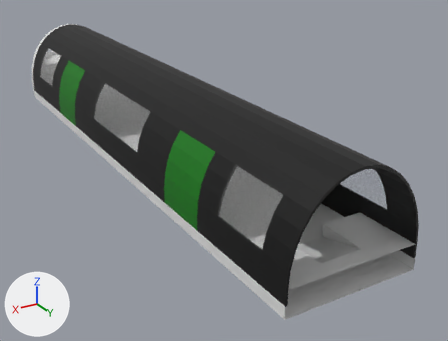
The Blender file Assets/Blender/FLASH Front.blend: old version first, new version second.
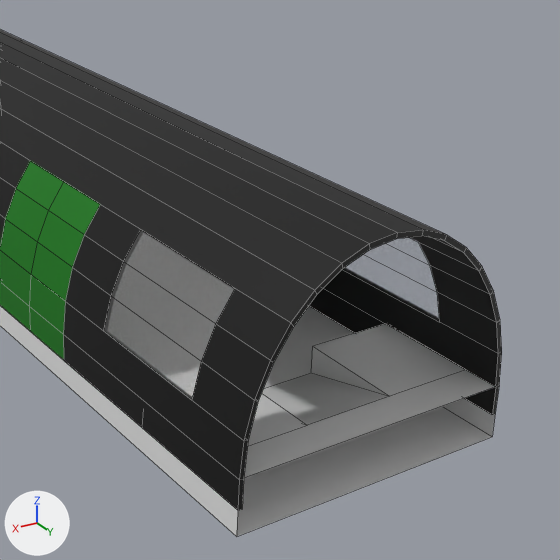
There are two pictures of each version: one whole from a 50 mm camera at (8.98, 29.03, 8.45) aimed at (-1.76, 11.12, -0.5), one close up on the part from 37% to 100% of the width and 14% to 97% of the height. The lights are fixed; the arrows at lower left show +X, +Y and +Z. The close-ups show mesh edges as thin lines.

The first close-up shows 'Back Left', 'Back Left.002', 'Sphere', 'Windows'.
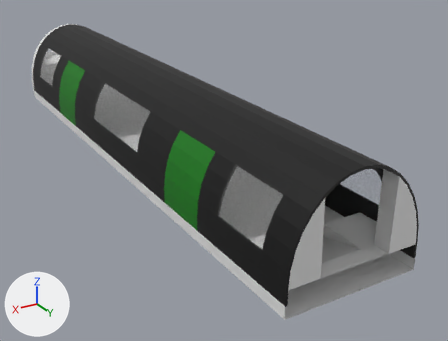
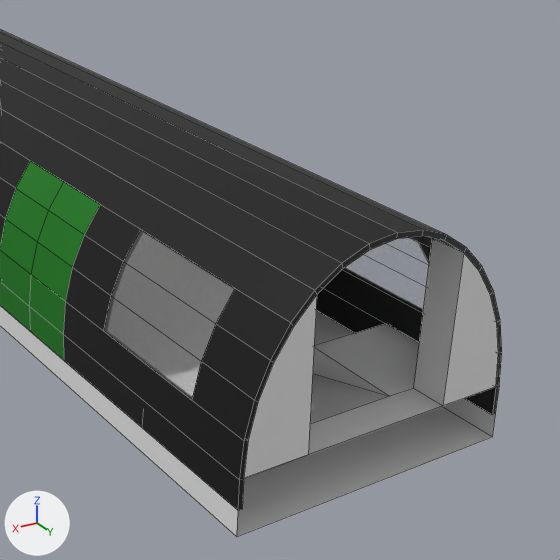
Commit message: inset end sides in FLASH modules

The edits, one by one:
me_sphere is used by ob_sphere; location (0.0, 0.0, 0.75); scale (2.0, 2.0, 2.5).
me_sphere had 762 vertices, 639 faces, 8 loose edges and spanned x -1.0..1.0, y -1.0..10.0, z -0.3..1.0.
me_sphere now has 777 vertices, 645 faces, 18 loose edges and spans x -1.0..1.0, y -1.0..10.0, z -0.3..1.0.
Part 1, on me_sphere:
5 vertices are added at (0.69, 9.75, 0.69), (0.52, 9.75, 0.0), (0.52, 10.0, 0.0), (-0.52, 9.75, 0.0), (-0.52, 10.0, 0.0).
10 new vertices lie (0.0, -0.25, 0.0) away from vertices in x -0.97..0.95, y 10.0, z 0.0..0.81.
10 loose edges are added.
6 new faces join them, mat_material_001 (white #e7e7e7).

Location of each change, [x1, y1, x2, y2] in pixels of the close-ups (560 x 560 px):
part 1 of me_sphere, added
    after: [244, 238, 498, 479]
